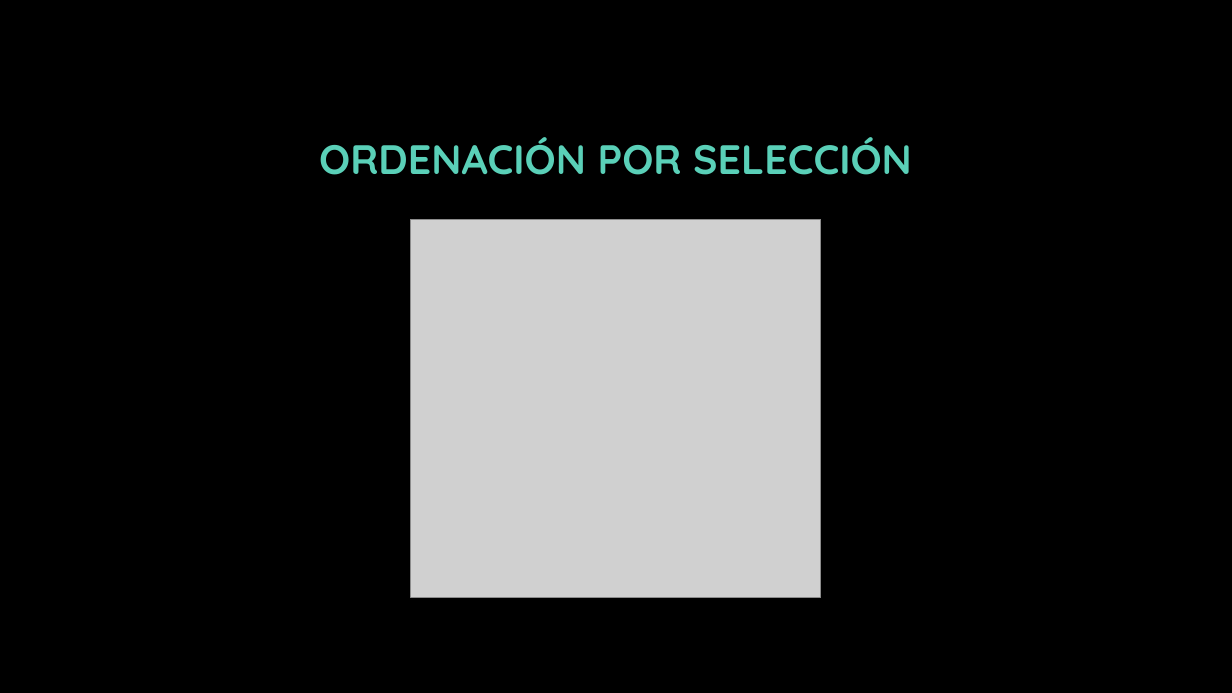
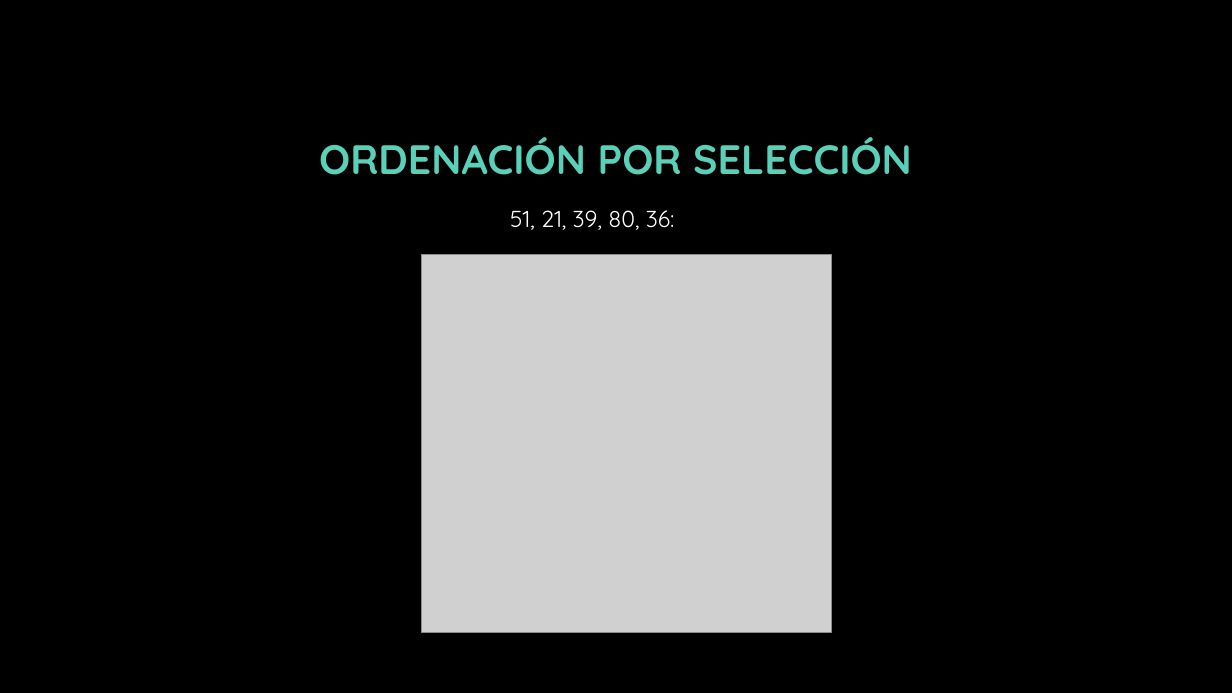
Before and after one commit to ejimenezdelgado/utn_progra1_2014, a slide deck: slide 12 of Presentations/Ordenamientos.pptx. Drawn at 1232x693 pixels with LibreOffice and Linux fonts; fonts in the diff are those of the drawing; grey boxes stand for pictures; background and template pictures are left out. Boxes give left, top, right and bottom in pixels: in the first picture for what was removed or moved away, otherwise in the second. Text is boxed around its words. In the diff, an @@ line names an element or a change of style, - is before the commit and + after.

```diff
--- a/Presentations/Ordenamientos.pptx
+++ b/Presentations/Ordenamientos.pptx
@@ text added at (510,210,675,230), 18 pt, text #FFFFFF @@
+51, 21, 39, 80, 36:
@@ picture: place and size @@
-picture at (411,219,822,597)
+picture at (421,254,832,632)
```
Also in this commit, not shown: 3 other files.
